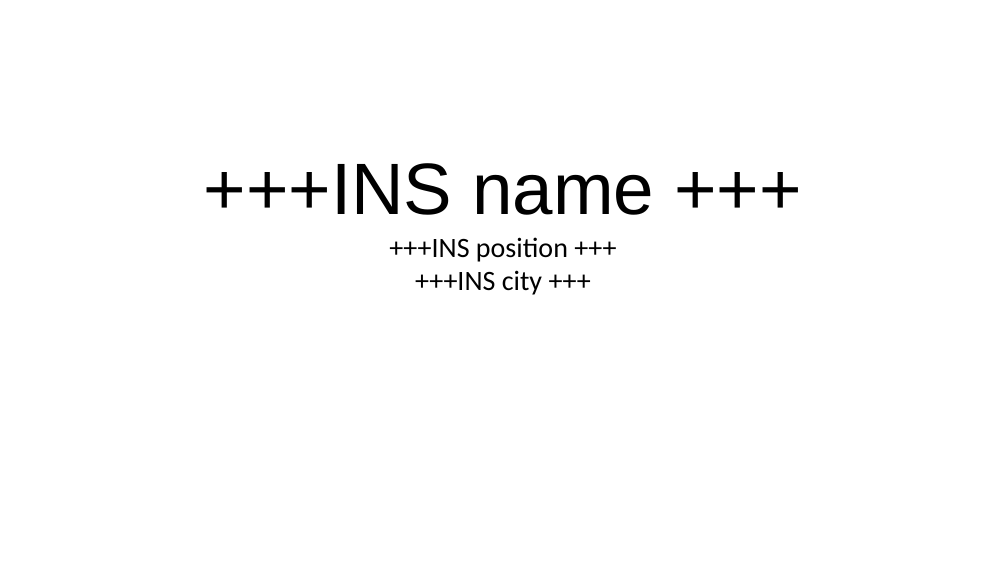
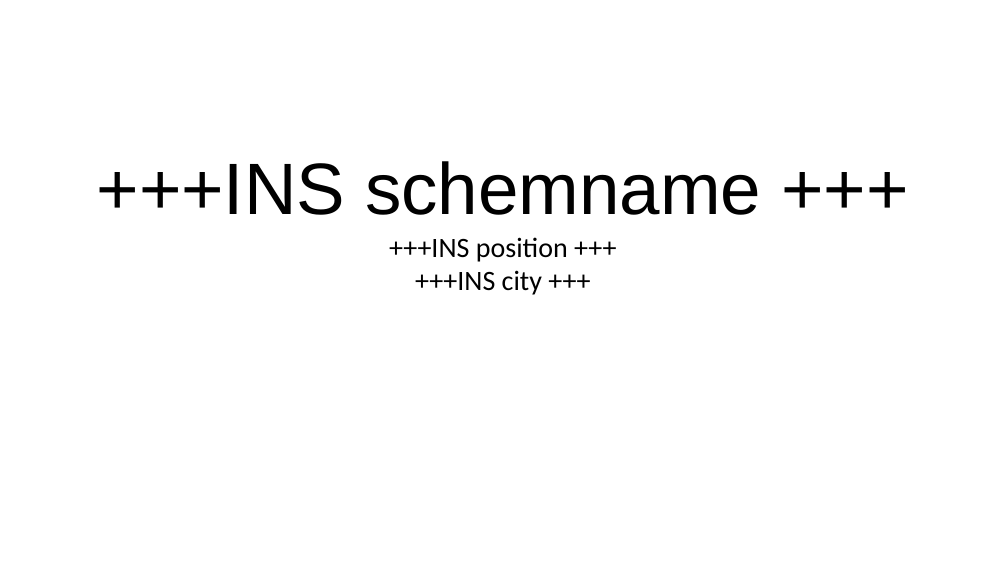
Before and after one commit to GayashanSameera/PythonPPTXGen, a slide deck: slide 1 of input_2.pptx. Drawn at 1008x567 pixels with LibreOffice and Linux fonts; fonts in the diff are those of the drawing. Boxes give left, top, right and bottom in pixels: in the first picture for what was removed or moved away, otherwise in the second. Text is boxed around its words. In the diff, an @@ line names an element or a change of style, - is before the commit and + after.

```diff
--- a/input_2.pptx
+++ b/input_2.pptx
@@ text at box(97, 161, 761, 295): text changed @@
-+++INS name +++
-+++INS position +++
-+++INS city +++
++++INS schemname +++
++++INS position +++
++++INS city +++
```
Also in this commit, not shown: 6 other slides changed, 7 other files.
